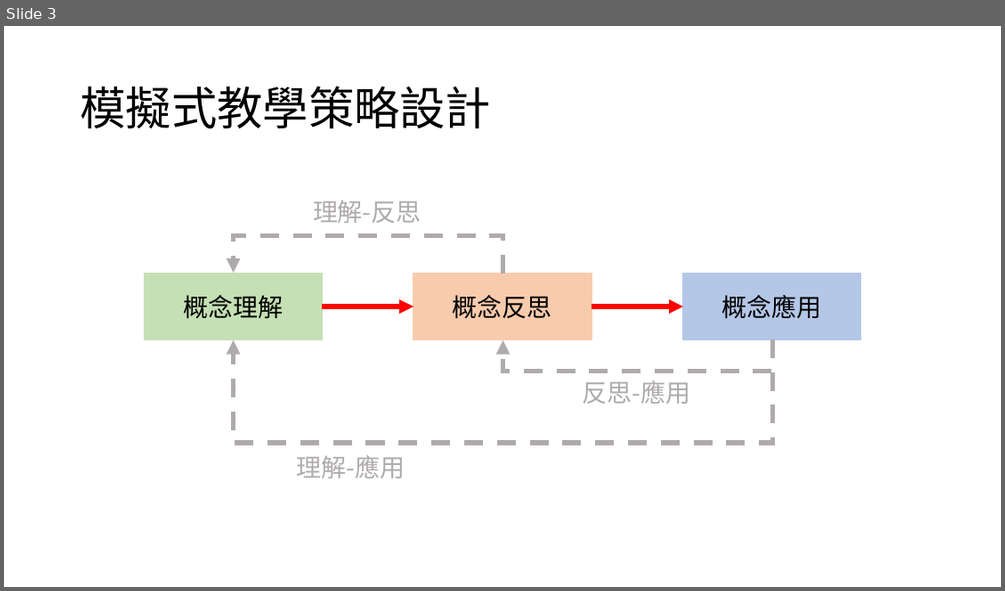
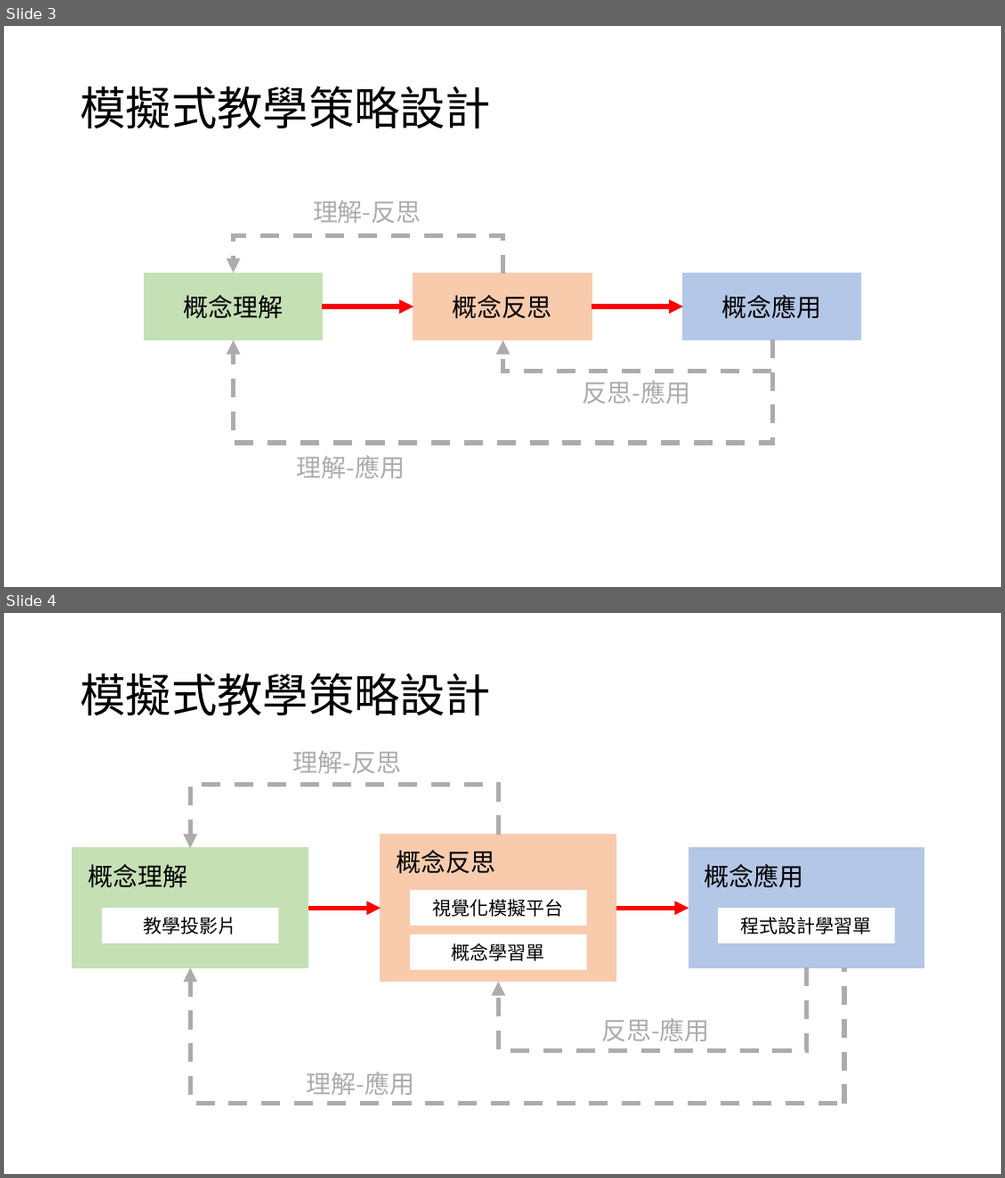
Before and after one commit to Henry-the-junior/nn_teaching, a slide deck: 模擬平台網頁_v2/教材簡報/課堂流程與研究目的_v2.pptx. Shown one above the other, each under a label of ours: slide 3 before the commit, slides 3 and 4 after it. The pictures are 1005x591 and 1005x1178 pixels, drawn with LibreOffice and Linux fonts; fonts in the diff are those of the drawing. Boxes give left, top, right and bottom in pixels: in the first picture for what was removed or moved away, otherwise in the second. Text is boxed around its words. In the diff, an @@ line names an element or a change of style, - is before the commit and + after.

```diff
--- a/模擬平台網頁_v2/教材簡報/課堂流程與研究目的_v2.pptx
+++ b/模擬平台網頁_v2/教材簡報/課堂流程與研究目的_v2.pptx
@@ slide 4 added at (4, 613, 1001, 1174), background #FFFFFF @@
@@ title added at (80, 673, 491, 716), 44 pt, text #000000 @@
+模擬式教學策略設計
@@ text added at (293, 751, 402, 773), 24 pt, text #AFABAB @@
+理解-反思
@@ elbow arrow added from (498, 835) to (190, 848), #AFABAB 4.5 pt dashed @@
@@ rectangle added at (73, 848, 308, 967), fill #C5E0B4, outline #C5E0B4 1 pt @@
@@ rectangle added at (689, 848, 924, 967), fill #B4C7E7, outline #B4C7E7 1 pt @@
@@ text added at (88, 864, 187, 888), 24 pt, text #000000 @@
+概念理解
@@ text added at (704, 864, 804, 888), 24 pt, text #000000 @@
+概念應用
@@ rectangle added at (102, 908, 278, 943), fill #FFFFFF, 18 pt, text #000000 @@
+教學投影片
@@ arrow added from (308, 908) to (380, 908), #FF0000 4.5 pt @@
@@ arrow added from (616, 908) to (689, 908), #FF0000 4.5 pt @@
@@ rectangle added at (718, 908, 895, 943), fill #FFFFFF, 18 pt, text #000000 @@
+程式設計學習單
@@ group added at (380, 835, 616, 981): 3 rectangles, 1 text @@
+概念反思
+視覺化模擬平台
+概念學習單
@@ elbow arrow added from (837, 1103) to (190, 967), #AFABAB 4.5 pt dashed @@
@@ elbow arrow added from (807, 967) to (498, 981), #AFABAB 4.5 pt dashed @@
@@ line added from (844, 1103) to (844, 967), #AFABAB 4.5 pt dashed @@
@@ text added at (601, 1018, 710, 1041), 24 pt, text #AFABAB @@
+反思-應用
@@ text added at (307, 1071, 415, 1094), 24 pt, text #AFABAB @@
+理解-應用
```
Also in this commit, not shown: 1 other file.
